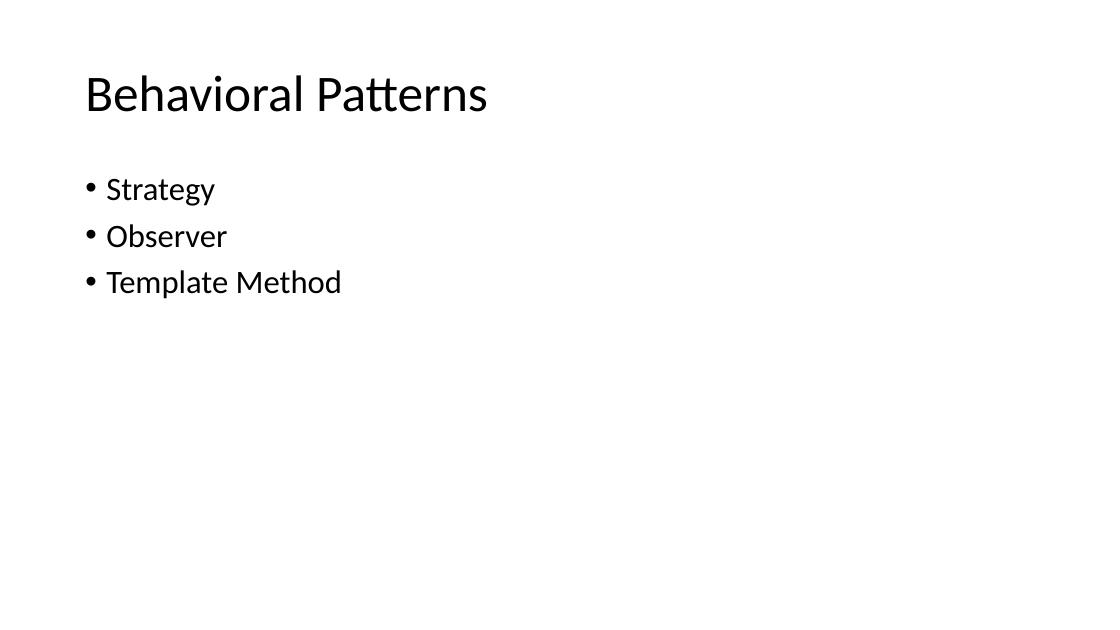
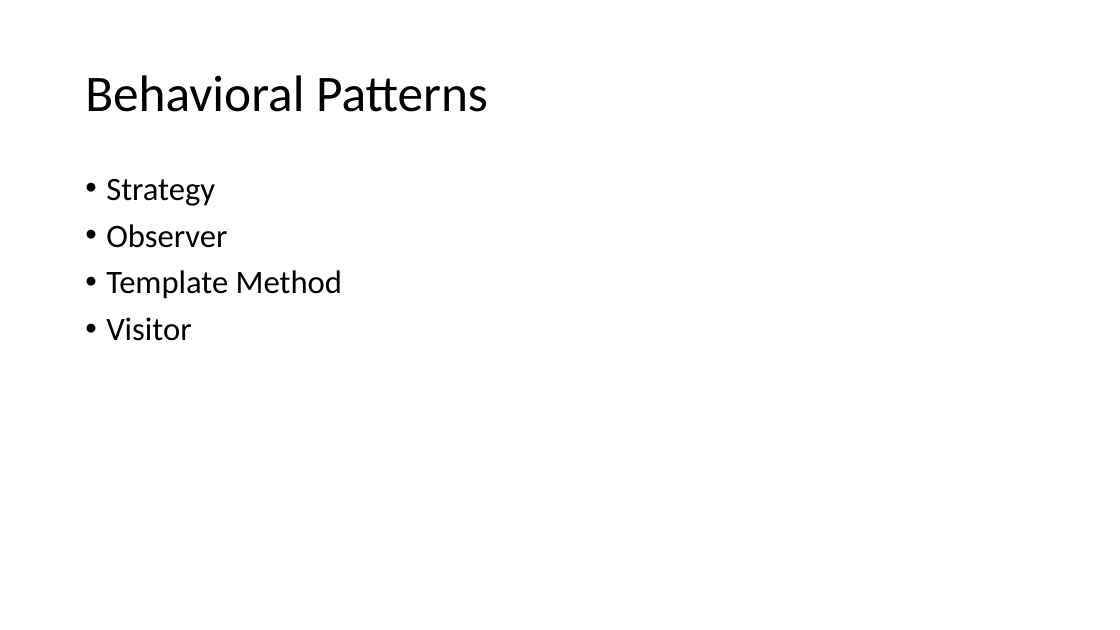
Before and after one commit to lzbair/OO-Paradigm, a slide deck: slide 16 of design-patterns/introduction.pptx. Drawn at 1120x630 pixels with LibreOffice and Linux fonts; fonts in the diff are those of the drawing. Boxes give left, top, right and bottom in pixels: in the first picture for what was removed or moved away, otherwise in the second. Text is boxed around its words. In the diff, an @@ line names an element or a change of style, - is before the commit and + after.

Commit message:
Few changes on State and Visitor patterens

```diff
--- a/design-patterns/introduction.pptx
+++ b/design-patterns/introduction.pptx
@@ text at (x1=106, y1=317, x2=191, y2=341): paragraph added @@
+• Visitor
```
Also in this commit, not shown: 4 other files.
